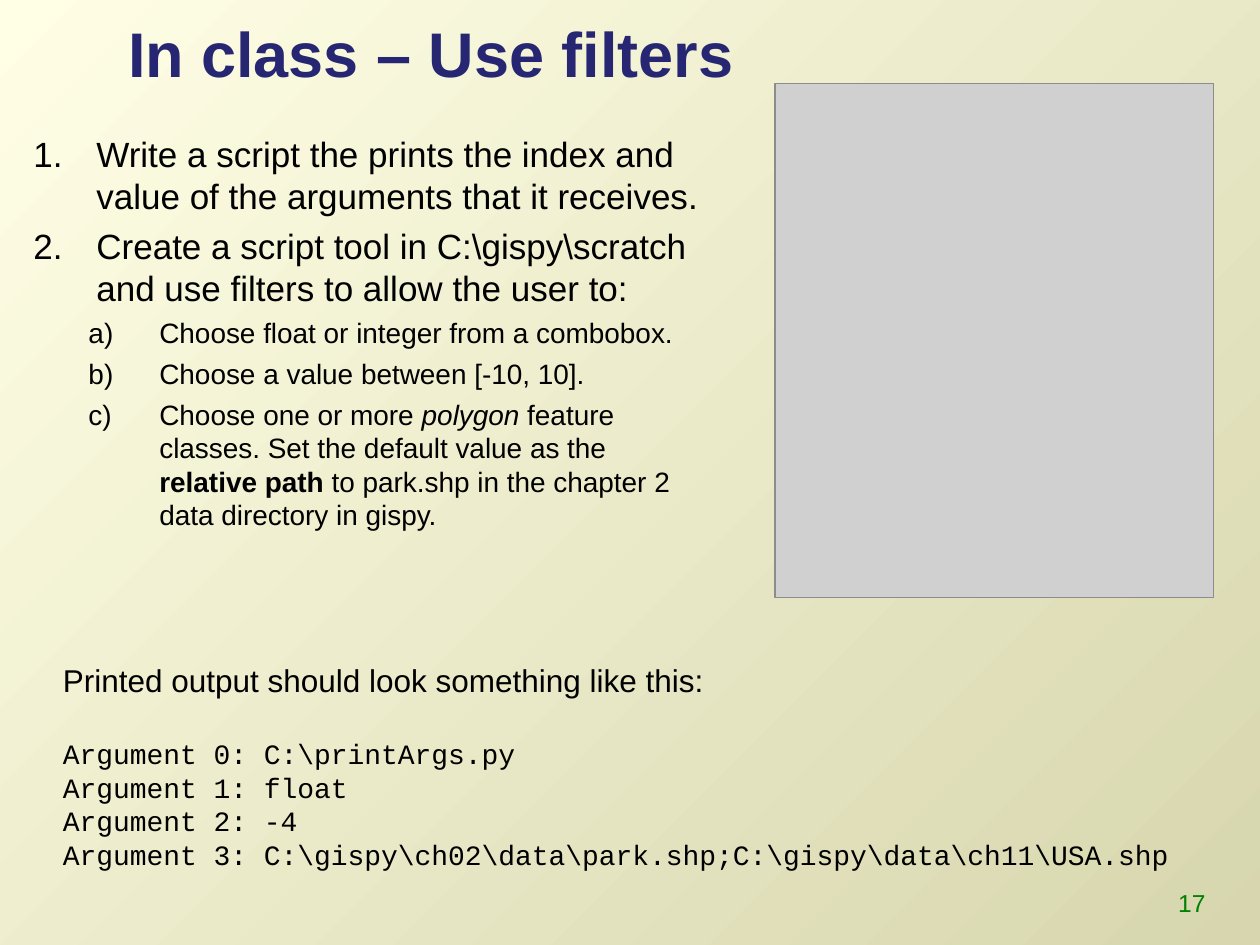
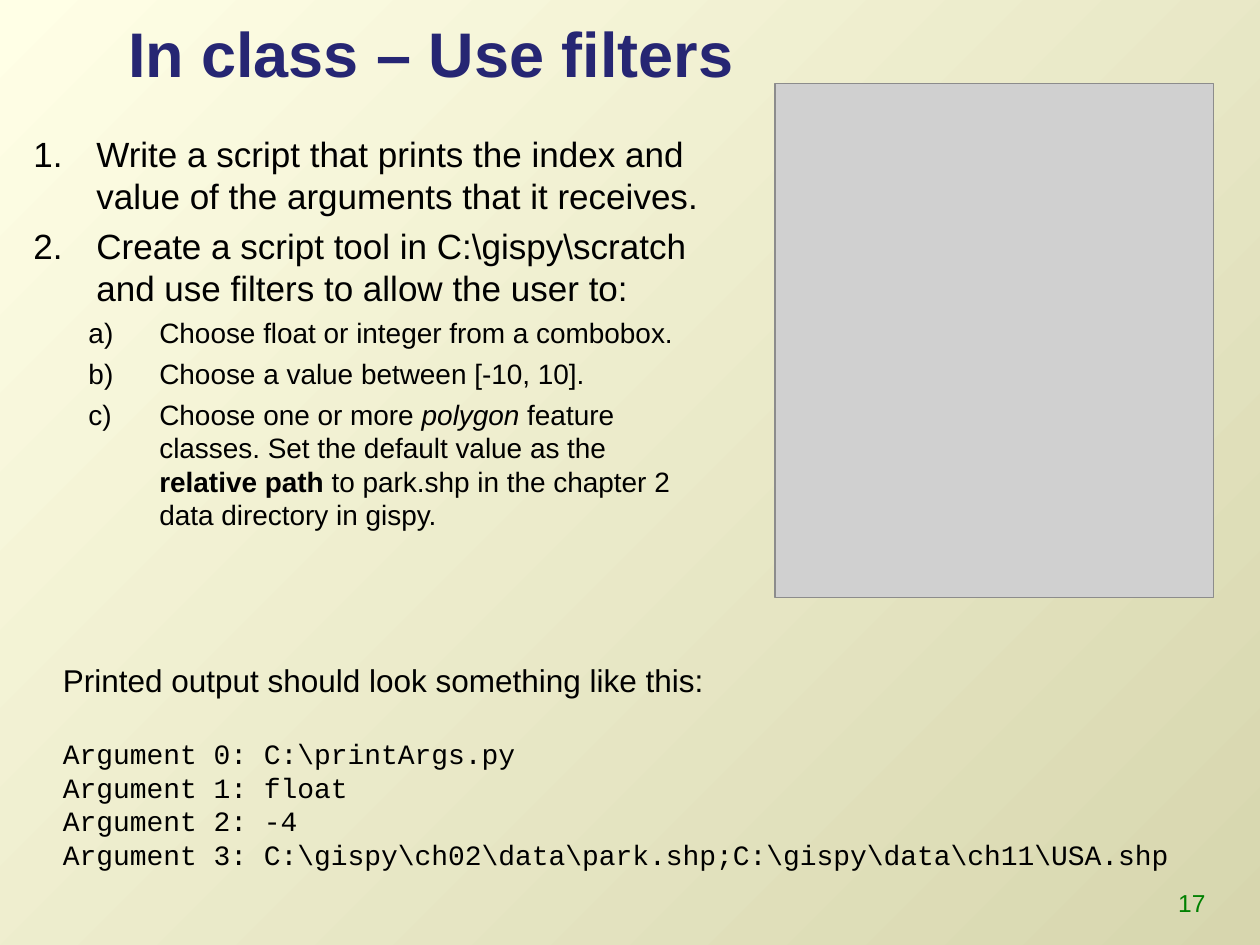
Before and after one commit to lgtateos/gis540, a slide deck: slide 17 of slides/scriptToolParamsPart2.ppt. Drawn at 1260x945 pixels with LibreOffice and Linux fonts; fonts in the diff are those of the drawing; grey boxes stand for pictures. Boxes give left, top, right and bottom in pixels: in the first picture for what was removed or moved away, otherwise in the second. Text is boxed around its words. In the diff, an @@ line names an element or a change of style, - is before the commit and + after.

```diff
--- a/slides/scriptToolParamsPart2.ppt
+++ b/slides/scriptToolParamsPart2.ppt
@@ text at (x1=96, y1=141, x2=698, y2=215): text changed @@
-1. Write a script the prints the index and value of the arguments that it receives.
+1. Write a script that prints the index and value of the arguments that it receives.
```
Also in this commit, not shown: 2 other slides changed.
